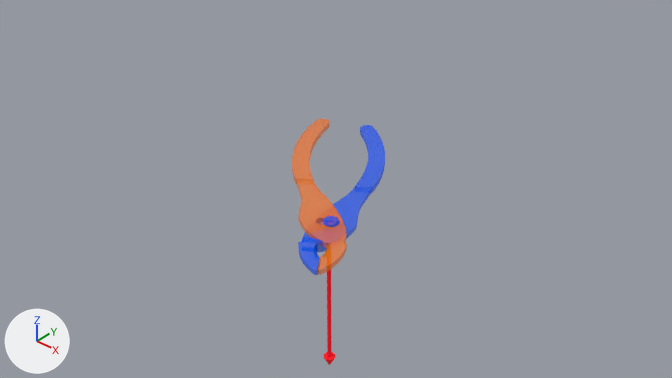
An edit to the Blender file visualizer.blend, drawn before and after from the same camera.
One viewpoint serves both versions: the file's camera 'camera'. Lighting does not change. The marker at lower left points along +X, +Y and +Z.

Objects in the first picture: '100142_0.001', '100142_1.001', 'Cone'.
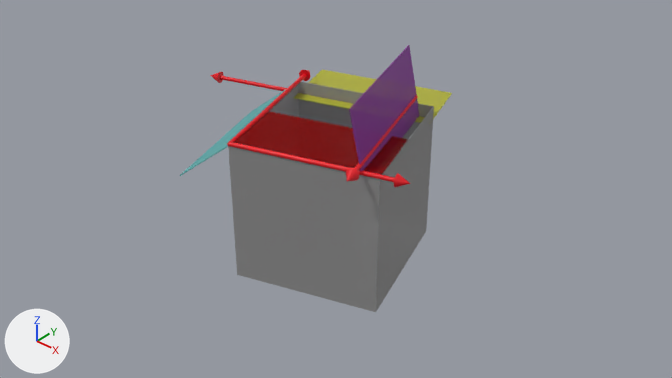
Boxes [x1, y1, x2, y2] around the edits, measured in the pictures (672 x 378 px):
'frame0_4.002', added: after [228, 81, 434, 312]
'frame0_3.002', added (red): after [234, 111, 408, 175]
'frame0_2.002', added (purple): after [349, 45, 419, 171]
'100142_0.001', deleted: before [292, 118, 347, 275]
'100142_1.001', deleted: before [298, 125, 385, 275]
'frame0_1.002', added (yellow): after [294, 70, 452, 123]
'frame0_0.002', added (cyan): after [179, 90, 285, 176]
'Cylinder', recoloured, surface changed, moved, turned: before [327, 269, 332, 357]; after [227, 73, 307, 145]
'Cylinder.003', added (red): after [228, 142, 395, 182]
'Cylinder.002', added: after [355, 95, 418, 171]
'Cylinder.001', added: after [220, 76, 287, 91]
'Cone', recoloured, surface changed, moved, turned: before [323, 352, 336, 365]; after [299, 70, 310, 81]
'Cone.002', added: after [346, 168, 359, 181]
'Cone.003', added: after [394, 173, 410, 187]
'Cone.001', added: after [210, 72, 223, 83]

Edits to the bpy script that builds the scene:
```text
Change mat_red:
    remove mat_red.emission_color = (0.232, 0.0, 0.00349)  # red #84000b
    remove mat_red.emission_strength = 1.0
Change ob_cylinder:
    ob_cylinder.location: (0.257, -0.359, -0.591) -> (-0.536, -0.078, 0.494)
    ob_cylinder.rotation_euler: (0.0, 3.142, 1.755) -> (0.0, 1.571, 1.89)  # degrees (0, 180, 101) -> degrees (0, 90, 108)
Change ob_cone:
    ob_cone.location: (0.257, -0.359, -1.191) -> (-0.724, 0.491, 0.494)
    ob_cone.rotation_euler: (0.0, 3.142, 1.755) -> (0.0, 1.571, 1.89)  # degrees (0, 180, 101) -> degrees (0, 90, 108)
Remove ob_100142_0_001:
    ob_100142_0_001 = bpy.data.objects.new('100142_0.001', me_100142_0_001)
Remove ob_100142_1_001:
    ob_100142_1_001 = bpy.data.objects.new('100142_1.001', me_100142_1_001)
Add ob_frame0_4_002:
    ob_frame0_4_002 = bpy.data.objects.new('frame0_4.002', me_frame0_4_002)  # 1575 vertices, 3124 faces; spans x -0.685..0.642, y -0.557..0.493, z -0.676..0.65; in mat_blue_005 (grey #a2a2a2)
    ob_frame0_4_002.location = (0.0, 0.0, 0.0)
    ob_frame0_4_002.rotation_euler = (1.571, 0.0, 0.0)  # degrees (90, 0, 0)
Add ob_frame0_3_002:
    ob_frame0_3_002 = bpy.data.objects.new('frame0_3.002', me_frame0_3_002)  # 16 vertices, 24 faces; spans x -0.523..0.639, y 0.483..0.502, z -0.186..0.642; in mat_blue_004 (red #8a0000)
    ob_frame0_3_002.location = (0.0, 0.0, 0.0)
    ob_frame0_3_002.rotation_euler = (1.571, 0.0, 0.0)  # degrees (90, 0, 0)
Add ob_cone_003:
    ob_cone_003 = bpy.data.objects.new('Cone.003', me_cone_040.copy())  # the mesh of ob_cone
    ob_cone_003.location = (0.782, -0.266, 0.494)
    ob_cone_003.rotation_euler = (0.0, 1.571, 0.319)  # degrees (0, 90, 18)
Add ob_cylinder_003:
    ob_cylinder_003 = bpy.data.objects.new('Cylinder.003', me_cylinder_040.copy())  # the mesh of ob_cylinder
    ob_cylinder_003.location = (0.212, -0.455, 0.494)
    ob_cylinder_003.rotation_euler = (0.0, 1.571, 0.319)  # degrees (0, 90, 18)
Add ob_frame0_2_002:
    ob_frame0_2_002 = bpy.data.objects.new('frame0_2.002', me_frame0_2_002)  # 10 vertices, 14 faces; spans x 0.116..0.545, y 0.401..0.918, z -0.645..0.385; in mat_blue_003 (purple #9345a2)
    ob_frame0_2_002.location = (0.0, 0.0, 0.0)
    ob_frame0_2_002.rotation_euler = (1.571, 0.0, 0.0)  # degrees (90, 0, 0)
Add ob_cone_002:
    ob_cone_002 = bpy.data.objects.new('Cone.002', me_cone_040.copy())  # the mesh of ob_cone
    ob_cone_002.location = (0.56, -0.506, 0.543)
    ob_cone_002.rotation_euler = (0.0, 1.571, -1.251)  # degrees (0, 90, -72)
Add ob_cylinder_002:
    ob_cylinder_002 = bpy.data.objects.new('Cylinder.002', me_cylinder_040.copy())  # the mesh of ob_cylinder
    ob_cylinder_002.location = (0.372, 0.064, 0.543)
    ob_cylinder_002.rotation_euler = (0.0, 1.571, -1.251)  # degrees (0, 90, -72)
Add ob_frame0_1_002:
    ob_frame0_1_002 = bpy.data.objects.new('frame0_1.002', me_frame0_1_002)  # 16 vertices, 24 faces; spans x -0.823..0.339, y 0.391..0.402, z -1.093..-0.264; in mat_blue_002 (yellow #bdbd3f)
    ob_frame0_1_002.location = (0.0, 0.0, 0.0)
    ob_frame0_1_002.rotation_euler = (1.571, 0.0, 0.0)  # degrees (90, 0, 0)
Add ob_cone_001:
    ob_cone_001 = bpy.data.objects.new('Cone.001', me_cone_040.copy())  # the mesh of ob_cone
    ob_cone_001.location = (-1.361, 0.139, 0.392)
    ob_cone_001.rotation_euler = (0.0, 1.571, -2.822)  # degrees (0, 90, -162)
Add ob_cylinder_001:
    ob_cylinder_001 = bpy.data.objects.new('Cylinder.001', me_cylinder_040.copy())  # the mesh of ob_cylinder
    ob_cylinder_001.location = (-0.792, 0.327, 0.392)
    ob_cylinder_001.rotation_euler = (0.0, 1.571, -2.822)  # degrees (0, 90, -162)
Add ob_frame0_0_002:
    ob_frame0_0_002 = bpy.data.objects.new('frame0_0.002', me_frame0_0_002)  # 10 vertices, 14 faces; spans x -1.065..-0.343, y 0.159..0.493, z -0.351..0.776; in mat_blue_001 (cyan #69b8b8)
    ob_frame0_0_002.location = (0.0, 0.0, 0.0)
    ob_frame0_0_002.rotation_euler = (1.571, 0.0, 0.0)  # degrees (90, 0, 0)
```
